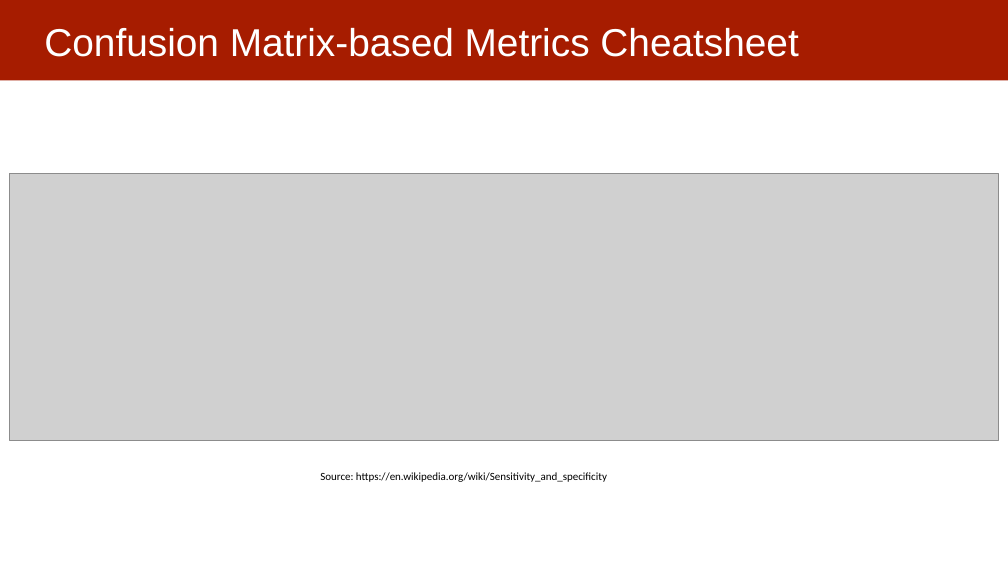
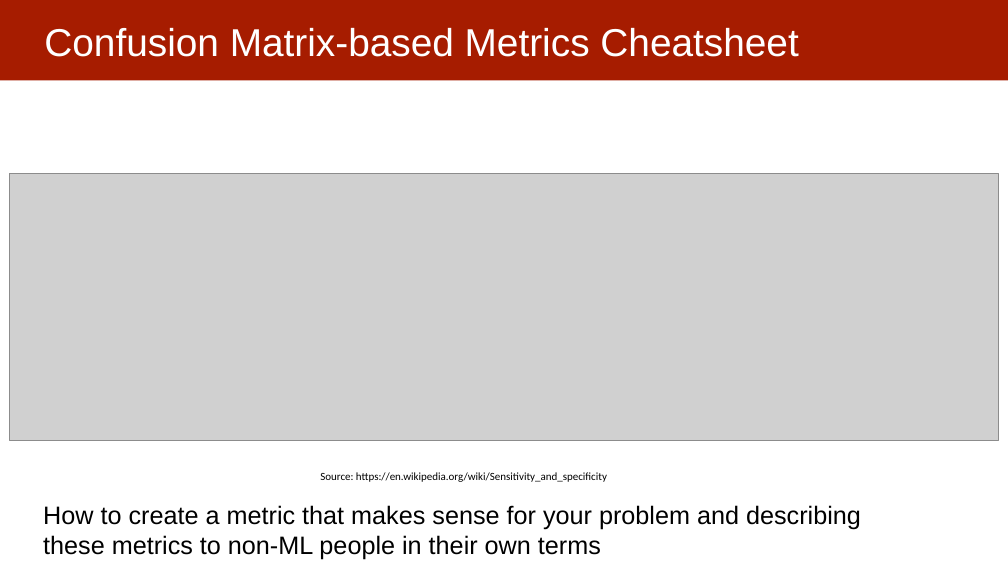
Before and after one commit to dssg/mlforpublicpolicylab, a slide deck: slide 13 of 14 - Presentations and Wrap-Up/causal inference.pptx. Drawn at 1008x567 pixels with LibreOffice and Linux fonts; fonts in the diff are those of the drawing; grey boxes stand for pictures. Boxes give left, top, right and bottom in pixels: in the first picture for what was removed or moved away, otherwise in the second. Text is boxed around its words. In the diff, an @@ line names an element or a change of style, - is before the commit and + after.

Commit message:
updated presentation

```diff
--- a/14 - Presentations and Wrap-Up/causal inference.pptx
+++ b/14 - Presentations and Wrap-Up/causal inference.pptx
@@ text added at <box>43,505,861,560</box>, 24 pt, text #000000 @@
+  How to create a metric that makes sense for your problem and describing these metrics to non-ML people in their own terms
```
Also in this commit, not shown: 2 other slides changed, 1 slide added, 1 slide removed.
